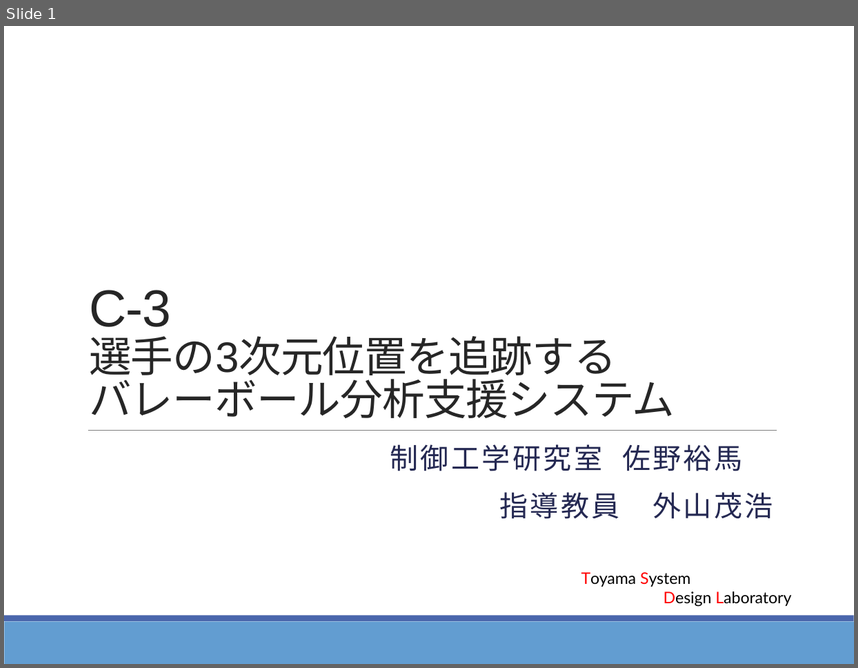
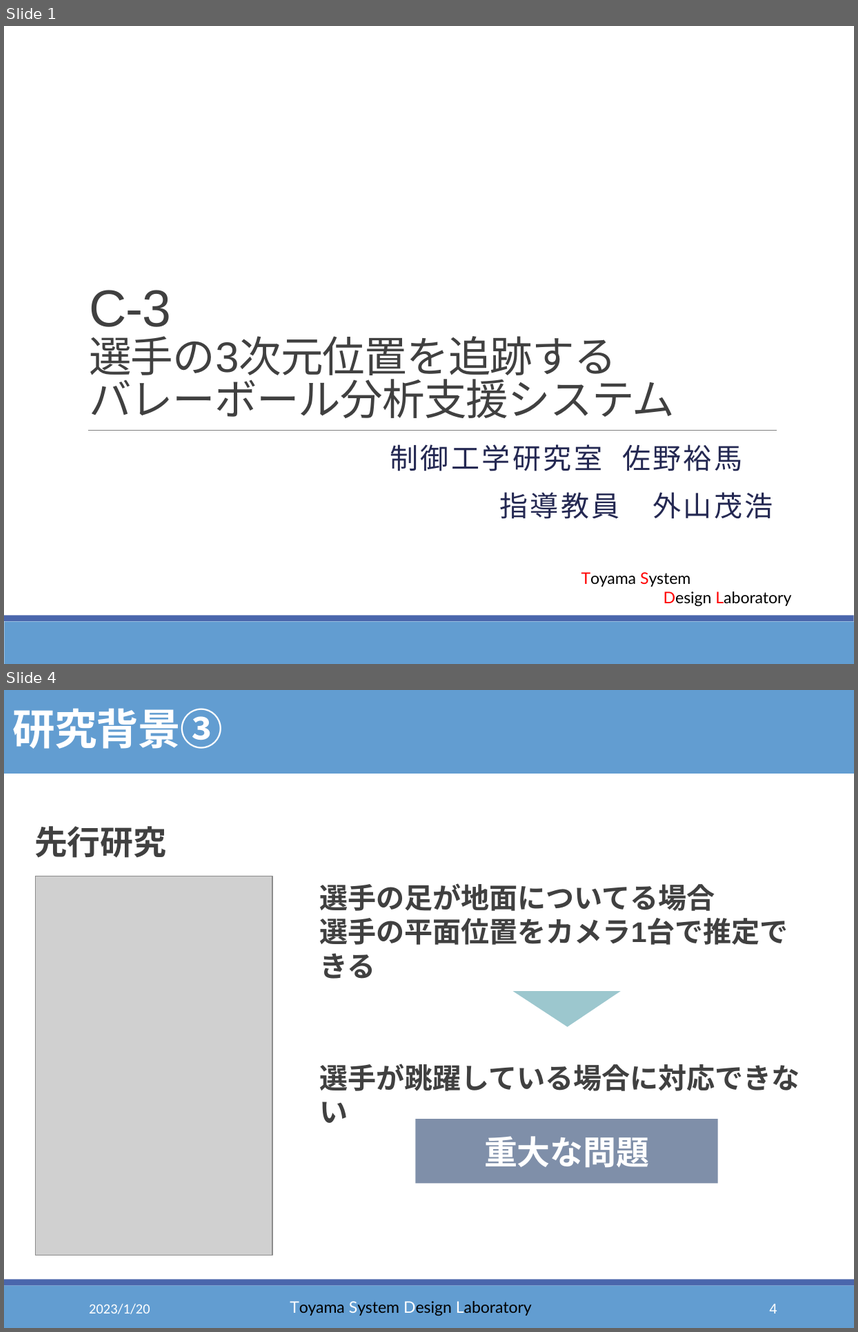
Before and after one commit to thoth000/volleyball-analysis, a slide deck: Report/presen/卒研スライド_佐野01.pptx. Shown one above the other, each under a label of ours: slide 1 before the commit, slides 1 and 4 after it; the slides between them are not shown. The pictures are 858x668 and 858x1332 pixels, drawn with LibreOffice and Linux fonts; fonts in the diff are those of the drawing; grey boxes stand for pictures; background and template pictures are left out. Boxes give left, top, right and bottom in pixels: in the first picture for what was removed or moved away, otherwise in the second. Text is boxed around its words. In the diff, an @@ line names an element or a change of style, - is before the commit and + after.

```diff
--- a/Report/presen/卒研スライド_佐野01.pptx
+++ b/Report/presen/卒研スライド_佐野01.pptx
@@ slide 4 added at box(4, 690, 854, 1328), background #FFFFFF; not listed: 2 template elements that a slide beside it also shows @@
@@ title added at box(4, 690, 854, 773), fill #629DD1, 36 pt, text #FFFFFF, bold @@
+研究背景③
@@ text added at box(34, 826, 166, 858), 28 pt, text #404040, bold @@
+先行研究
@@ picture added at box(36, 876, 272, 1255) @@
@@ text added at box(319, 883, 789, 945), 24 pt, text #404040, bold @@
+選手の足が地面についてる場合
+選手の平面位置をカメラ1台で推定できる
@@ triangle added at box(513, 991, 620, 1027), fill #9CC7CE @@
@@ text added at box(319, 1063, 800, 1091), 24 pt, text #404040, bold @@
+選手が跳躍している場合に対応できない
@@ rectangle added at box(415, 1118, 718, 1183), fill #7F8FA9, 28 pt, text #FFFFFF, bold @@
+重大な問題
@@ text added at box(89, 1303, 150, 1314), 12 pt, text #FFFFFF @@
+2023/1/20
@@ text added at box(290, 1301, 532, 1316), 13.5 pt, text #000000 @@
+Toyama System Design Laboratory
@@ page number added at box(769, 1303, 777, 1313), 12 pt, text #FFFFFF @@
+4
@@ slide 1 changed as well @@
@@ title "C-3 選手の3次元位置を追跡する バレーボール分析支援システム" at box(89, 290, 675, 418): text colour #262626 to #404040 @@
```
Also in this commit, not shown: 17 other slides changed, 4 other files.
